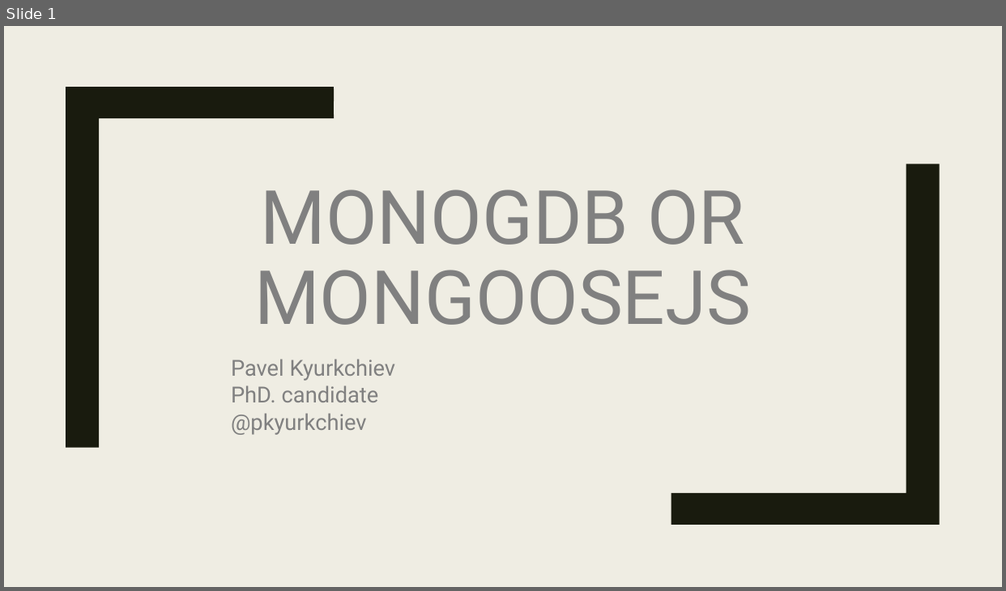
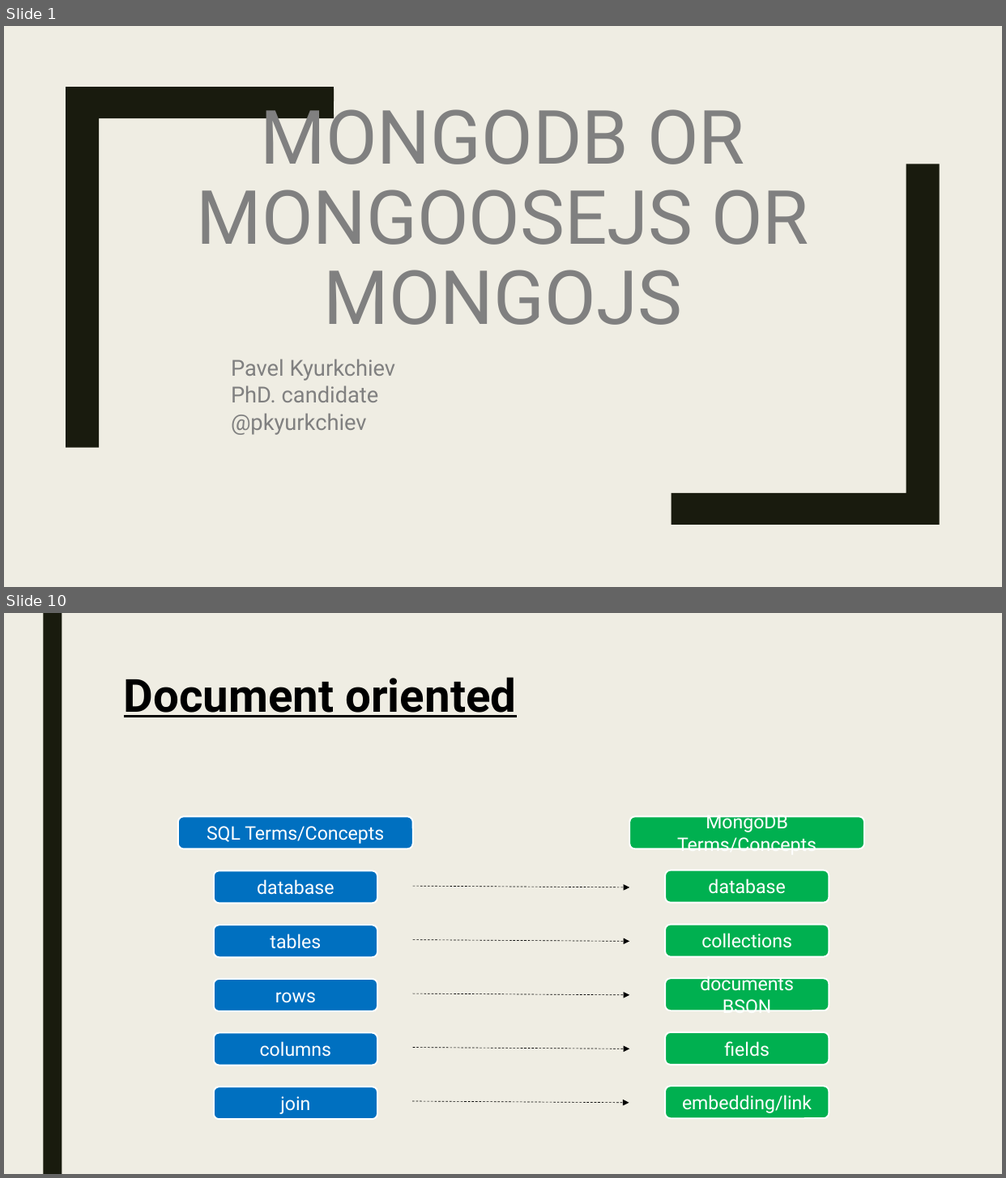
Before and after one commit to pkyurkchiev/mean-stack, a slide deck: presentations/mongoDB.pptx. Shown one above the other, each under a label of ours: slide 1 before the commit, slides 1 and 10 after it; the slides between them are not shown. The pictures are 1006x591 and 1006x1178 pixels, drawn with LibreOffice and Linux fonts; fonts in the diff are those of the drawing. Boxes give left, top, right and bottom in pixels: in the first picture for what was removed or moved away, otherwise in the second. Text is boxed around its words. In the diff, an @@ line names an element or a change of style, - is before the commit and + after.

```diff
--- a/presentations/mongoDB.pptx
+++ b/presentations/mongoDB.pptx
@@ slide 10 added at [4, 613, 1002, 1174], background #EFEDE3 @@
@@ rectangle added at [43, 613, 62, 1174], fill #191B0E @@
@@ title added at [124, 677, 516, 717], 44 pt, text #000000, bold, underline @@
+Document oriented
@@ rounded rectangle added at [178, 816, 414, 849], fill #0070C0, outline #FFFFFF 1.5 pt, 18 pt, text #FFFFFF @@
+SQL Terms/Concepts
@@ rounded rectangle added at [630, 816, 865, 849], fill #00B050, outline #FFFFFF 1.5 pt, 18 pt, text #FFFFFF @@
+MongoDB Terms/Concepts
@@ rounded rectangle added at [214, 871, 377, 904], fill #0070C0, outline #FFFFFF 1.5 pt, 18 pt, text #FFFFFF @@
+database
@@ rounded rectangle added at [665, 871, 829, 903], fill #00B050, outline #FFFFFF 1.5 pt, 18 pt, text #FFFFFF @@
+database
@@ arrow added from (413, 886) to (630, 888), #000000 0.5 pt dashed @@
@@ rounded rectangle added at [214, 925, 377, 957], fill #0070C0, outline #FFFFFF 1.5 pt, 18 pt, text #FFFFFF @@
+tables
@@ rounded rectangle added at [665, 924, 829, 956], fill #00B050, outline #FFFFFF 1.5 pt, 18 pt, text #FFFFFF @@
+collections
@@ arrow added from (413, 940) to (630, 942), #000000 0.5 pt dashed @@
@@ rounded rectangle added at [214, 979, 377, 1012], fill #0070C0, outline #FFFFFF 1.5 pt, 18 pt, text #FFFFFF @@
+rows
@@ arrow added from (413, 994) to (630, 995), #000000 0.5 pt dashed @@
@@ rounded rectangle added at [665, 978, 829, 1011], fill #00B050, outline #FFFFFF 1.5 pt, 18 pt, text #FFFFFF @@
+documents BSON
@@ rounded rectangle added at [214, 1033, 377, 1065], fill #0070C0, outline #FFFFFF 1.5 pt, 18 pt, text #FFFFFF @@
+columns
@@ arrow added from (413, 1048) to (630, 1050), #000000 0.5 pt dashed @@
@@ rounded rectangle added at [665, 1033, 829, 1065], fill #00B050, outline #FFFFFF 1.5 pt, 18 pt, text #FFFFFF @@
+fields
@@ rounded rectangle added at [214, 1087, 377, 1119], fill #0070C0, outline #FFFFFF 1.5 pt, 18 pt, text #FFFFFF @@
+join
@@ rounded rectangle added at [665, 1086, 829, 1118], fill #00B050, outline #FFFFFF 1.5 pt, 18 pt, text #FFFFFF @@
+embedding/link
@@ arrow added from (413, 1102) to (629, 1103), #000000 0.5 pt dashed @@
@@ slide 1 changed as well @@
@@ title at [197, 96, 808, 325]: text changed @@
-MONOGDB OR MONGOOSEJS
+MONGODB OR MONGOOSEJS OR MONGOJS
```
Also in this commit, not shown: 13 other slides added, 2 slides removed, 5 other files.
